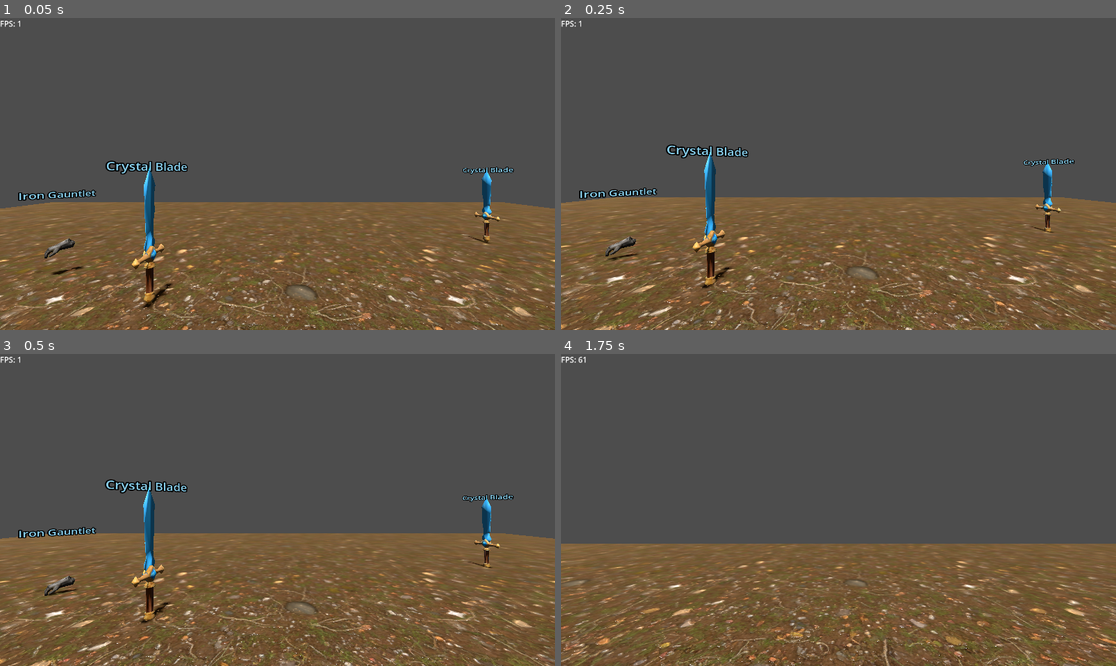
Above: before the commit, frames 1-4 (two rows, left to right).
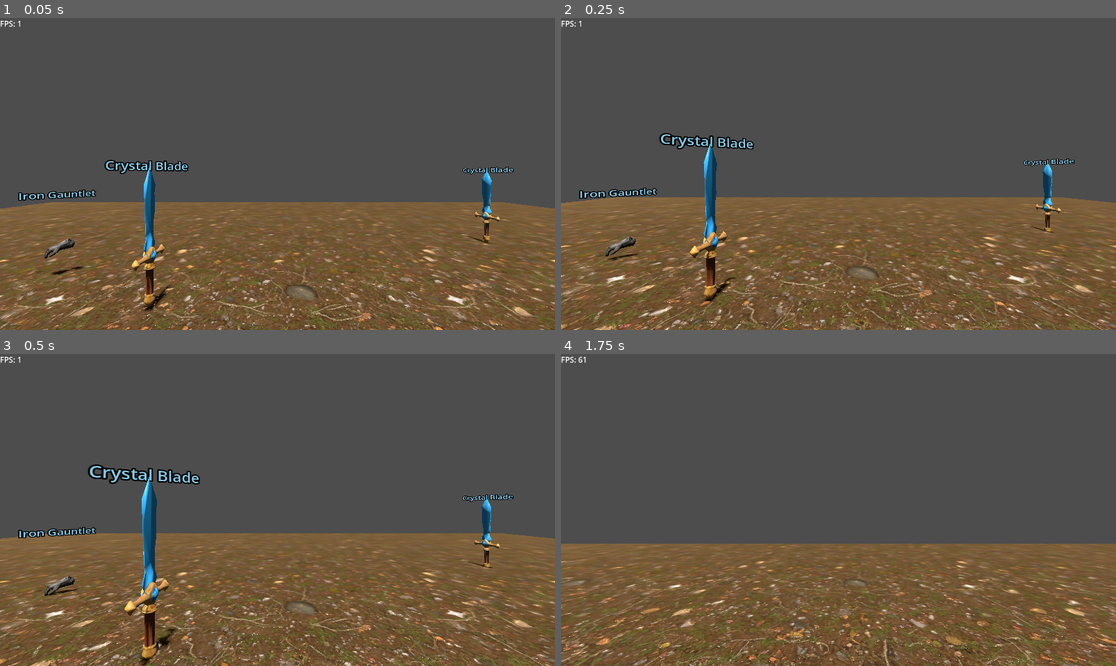
Above: after the commit, the same moments.

Repository: xxdbali/godot-pickup-system
Game: Godot game, scene res://level.tscn
Same seed, same stepped clock (60 frames per second), same inputs: the game is played once before the commit and once after it. Video files are missing from this copy of the repository; at most half a second of black plays in their place.
Inputs:
- Up to frame 1 (0.05 s): no input
- Up to frame 2 (0.25 s): no input
- Up to frame 3 (0.5 s): no input
- Up to frame 4 (1.75 s): hold W (move_forward) from 0.53 s (still down); tap E (pick) at 0.6, 1.55 s; tap Space (jump) at 0.77, 1.52 s; tap Ctrl (crouch) at 1.35 s

The runs differ from the first frame. In frame 1, 0.6% of the frame differs, in the area x 18-34%, y 45-94%; in frame 2, 1.6%; in frame 3, 2.4%, in the area x 15-37%, y 35-100%; in frame 4, nothing differs.

Commit message:
autocollect items by flying and area3d, collision mask

Diff:
--- /dev/null
+++ b/interactive_items/area_collider_auto_pick_up.gd
@@ -0,0 +1,26 @@
+# This script is on the Area3D child node
+extends Area3D
+
+func _ready():
+	# Connect the signal from this Area3D to a function in this script
+	body_entered.connect(self._on_body_entered)
+
+func _on_body_entered(body):
+	# Get the parent of this Area3D. This is the gem itself.
+	var parent_gem = get_parent()
+	print("Body entered the gem's area: ", body.name)
+	# Check if the colliding body is the player and the inventory is not full
+	if body.is_in_group("player") and not InventoryHub.is_full():
+		if parent_gem and parent_gem.has_method("get_inventory_item"):
+			# Get the item data directly from the parent
+			var item_data = parent_gem.get_inventory_item()
+
+			# Append the data to the inventory
+			InventoryHub.append(item_data)
+
+			# Queue the parent for deletion
+			parent_gem.queue_free()
+			parent_gem = null
+			print("Collected a " + item_data.name + "!")
+		else:
+			print("Error: Parent does not have a get_inventory_item() method.")
--- /dev/null
+++ b/interactive_items/area_collider_auto_pick_up.tscn
@@ -0,0 +1,13 @@
+[gd_scene load_steps=3 format=3 uid="uid://3y1keg86kk4m"]
+
+[ext_resource type="Script" uid="uid://buua3p8jeax3m" path="res://interactive_items/area_collider_auto_pick_up.gd" id="1_lluwi"]
+
+[sub_resource type="CapsuleShape3D" id="CapsuleShape3D_w4dio"]
+
+[node name="area_collider_to_pick_it_up" type="Area3D"]
+collision_layer = 524288
+collision_mask = 2
+script = ExtResource("1_lluwi")
+
+[node name="CollisionShape3D2" type="CollisionShape3D" parent="."]
+shape = SubResource("CapsuleShape3D_w4dio")
--- a/interactive_items/cristal_blade/cristal_blade.tscn
+++ b/interactive_items/cristal_blade/cristal_blade.tscn
@@ -1,14 +1,16 @@
-[gd_scene load_steps=5 format=3 uid="uid://1fvm5sfsxtwl"]
+[gd_scene load_steps=7 format=3 uid="uid://1fvm5sfsxtwl"]
 
 [ext_resource type="Script" uid="uid://kielivusu1ar" path="res://interactive_items/item_init.gd" id="1_xgiav"]
 [ext_resource type="PackedScene" uid="uid://c4di8ufy4t734" path="res://interactive_items/cristal_blade/item_model/cristal_blade.glb" id="2_ryw1a"]
+[ext_resource type="PackedScene" uid="uid://bfsbd4ulnrni6" path="res://interactive_items/fly_to_the_player.tscn" id="3_0n68i"]
+[ext_resource type="PackedScene" uid="uid://3y1keg86kk4m" path="res://interactive_items/area_collider_auto_pick_up.tscn" id="4_5cfym"]
 
 [sub_resource type="PhysicsMaterial" id="PhysicsMaterial_u52ul"]
 
 [sub_resource type="BoxShape3D" id="BoxShape3D_u52ul"]
 size = Vector3(0.200577, 1.90686, 0.707397)
 
-[node name="cristal_blade" type="RigidBody3D"]
+[node name="cristal_blade" type="RigidBody3D" groups=["isPickable"]]
 collision_mask = 7
 physics_material_override = SubResource("PhysicsMaterial_u52ul")
 script = ExtResource("1_xgiav")
@@ -20,3 +22,9 @@
 [node name="CollisionShape3D" type="CollisionShape3D" parent="."]
 transform = Transform3D(1, 0, 0, 0, 1, 0, 0, 0, 1, 0.0242081, 0.0476685, -0.0139771)
 shape = SubResource("BoxShape3D_u52ul")
+
+[node name="fly_to_the_player" parent="." instance=ExtResource("3_0n68i")]
+fly_speed = 2.0
+collection_range = 5.0
+
+[node name="area_collider_to_pick_it_up" parent="." instance=ExtResource("4_5cfym")]
--- /dev/null
+++ b/interactive_items/fly_to_the_player.gd
@@ -0,0 +1,49 @@
+extends Node3D
+
+# The speed at which the object will fly toward the player
+@export var fly_speed: float = 2.0
+
+# The range at which the object starts to fly toward the player
+@export var collection_range: float = 5.0
+
+var player: Node3D = null
+var parent_rigidbody: RigidBody3D = null
+
+# Flag to track the state of the object's behavior
+var is_flying: bool = false
+
+func _ready():
+	parent_rigidbody = get_parent()
+	if not parent_rigidbody is RigidBody3D:
+		print("This script's parent is not a RigidBody3D.")
+		return
+
+	player = get_tree().get_first_node_in_group("player")
+	if player == null:
+		print("Player not found in 'player' group.")
+
+func _physics_process(_delta):
+	if player == null or parent_rigidbody == null:
+		return
+
+	# Check the inventory status before performing any flying logic
+	# This assumes InventoryHub is an Autoload singleton.
+	if not InventoryHub.is_full():
+		var direction_vector = player.global_position - parent_rigidbody.global_position
+
+		if direction_vector.length() < collection_range:
+			# If the object is not already flying, start the flying behavior
+			if not is_flying:
+				is_flying = true
+				# Set a low linear_damp so the object doesn't stop
+				parent_rigidbody.linear_damp = 0.0
+
+			var normalized_direction = direction_vector.normalized()
+			var velocity_vector = normalized_direction * fly_speed
+			parent_rigidbody.linear_velocity = velocity_vector
+	else:
+		# If the inventory is full, stop the flying behavior
+		if is_flying:
+			is_flying = false
+			# Apply a high linear_damp to make the object slow down due to drag
+			parent_rigidbody.linear_damp = 1.0 # Adjust this value as needed for desired drag
--- /dev/null
+++ b/interactive_items/fly_to_the_player.tscn
@@ -0,0 +1,8 @@
+[gd_scene load_steps=2 format=3 uid="uid://bfsbd4ulnrni6"]
+
+[ext_resource type="Script" uid="uid://c5ars726fptbo" path="res://interactive_items/fly_to_the_player.gd" id="1_hxhu4"]
+
+[node name="fly_to_the_player" type="Node3D"]
+script = ExtResource("1_hxhu4")
+fly_speed = 3.0
+collection_range = 2.0
--- a/interactive_items/iron_gauntlet/iron_gauntlet.tscn
+++ b/interactive_items/iron_gauntlet/iron_gauntlet.tscn
@@ -1,13 +1,16 @@
-[gd_scene load_steps=5 format=3 uid="uid://2ftrpv61ocvu"]
+[gd_scene load_steps=8 format=3 uid="uid://2ftrpv61ocvu"]
 
 [ext_resource type="Script" uid="uid://kielivusu1ar" path="res://interactive_items/item_init.gd" id="1_5dwai"]
 [ext_resource type="PackedScene" uid="uid://s4bodicupj6a" path="res://interactive_items/iron_gauntlet/item_model/iron_gauntlet.glb" id="2_2yomo"]
+[ext_resource type="PackedScene" uid="uid://bfsbd4ulnrni6" path="res://interactive_items/fly_to_the_player.tscn" id="3_v3wlf"]
+[ext_resource type="PackedScene" uid="uid://3y1keg86kk4m" path="res://interactive_items/area_collider_auto_pick_up.tscn" id="4_3lv22"]
+[ext_resource type="Script" uid="uid://c5ars726fptbo" path="res://interactive_items/fly_to_the_player.gd" id="4_e184l"]
 
 [sub_resource type="PhysicsMaterial" id="PhysicsMaterial_u52ul"]
 
 [sub_resource type="BoxShape3D" id="BoxShape3D_u52ul"]
 
-[node name="iron_gauntlet" type="RigidBody3D"]
+[node name="iron_gauntlet" type="RigidBody3D" groups=["isPickable"]]
 collision_mask = 7
 physics_material_override = SubResource("PhysicsMaterial_u52ul")
 script = ExtResource("1_5dwai")
@@ -21,3 +24,10 @@
 [node name="CollisionShape3D" type="CollisionShape3D" parent="."]
 transform = Transform3D(0.3, 0, 0, 0, 0.3, 0, 0, 0, 0.3, 0, 0, 0)
 shape = SubResource("BoxShape3D_u52ul")
+
+[node name="fly_to_the_player" parent="." instance=ExtResource("3_v3wlf")]
+script = ExtResource("4_e184l")
+fly_speed = 2.0
+collection_range = 5.0
+
+[node name="area_collider_to_pick_it_up" parent="." instance=ExtResource("4_3lv22")]
--- a/level.tscn
+++ b/level.tscn
@@ -75,7 +75,7 @@
 transform = Transform3D(1, 0, 0, 0, 0.382941, 0.923773, 0, -0.923773, 0.382941, 0, 0.768162, 0)
 shadow_enabled = true
 
-[node name="Player" type="CharacterBody3D" parent="."]
+[node name="Player" type="CharacterBody3D" parent="." groups=["player"]]
 transform = Transform3D(1, 0, 0, 0, 1, 0, 0, 0, 1, 0, 1.24087, 0)
 collision_layer = 2
 collision_mask = 4
--- a/player/object_picker_node.gd
+++ b/player/object_picker_node.gd
@@ -11,9 +11,6 @@
 var original_gravity_scale: float = 1.0
 var original_collision_layer: int = 1
 var original_collision_mask: int = 1
-
-signal object_picked_up(object_node: Node)
-signal object_dropped(object_node: Node)
 
 func _ready():
 	if not ray_cast:
@@ -73,7 +70,6 @@
 	else:
 		push_error("No valid parent for held object.")
 
-	emit_signal("object_picked_up", held_object)
 	print("Picked up: ", held_object.name)
 
 func drop_object():
@@ -94,8 +90,6 @@
 	if camera:
 		var throw_dir = - camera.global_transform.basis.z
 		held_object.apply_central_force(throw_dir * throw_force)
-
-	emit_signal("object_dropped", held_object)
 
 	held_object = null
 	print("Dropped object.")
--- a/project.godot
+++ b/project.godot
@@ -27,6 +27,7 @@
 inventory_item_slot="Any inventory slot in UI-s"
 inventory_item="Holding an icon and label."
 inventory_slot_mount_item="Here to moint inv item scene instance as child."
+isPickable=""
 
 [input]
 
--- /dev/null
+++ b/scripts/helpers/ui/control_resize_percent.gd
@@ -0,0 +1,14 @@
+extends Control
+@export_range(0.0, 1.0) var width_percent: float = 1.0
+@export_range(0.0, 1.0) var height_percent: float = 1.0
+
+func _ready() -> void:
+    _resize()
+    resized.connect(_resize)
+
+func _resize() -> void:
+    var parent_size = get_parent().size if get_parent() is Control else get_viewport().size
+    size = Vector2(
+        parent_size.x * width_percent,
+        parent_size.y * height_percent
+    )
--- /dev/null
+++ b/scripts/helpers/ui/font_size_scaler.gd
@@ -0,0 +1,50 @@
+# FontSizeAutoFit.gd — tedd KÖZVETLENÜL a Label-re (Godot 4.x)
+extends Label
+
+@export var min_size: int = 8
+@export var max_size: int = 72
+@export var watch_text_runtime: bool = true # ha futás közben változik a text
+
+var _last_text := ""
+var _last_area := Vector2.ZERO
+
+func _ready() -> void:
+	resized.connect(_fit) # reagál átméretezésre
+	_fit()
+	set_process(watch_text_runtime)
+
+func _process(_dt: float) -> void:
+	# csak akkor számol újra, ha ténylegesen változott valami
+	if text != _last_text or size != _last_area:
+		_fit()
+
+func _measure(font_size: int, max_width: float) -> Vector2:
+	var f: Font = get_theme_font("font") if get_theme_font("font") != null else get_theme_default_font()
+	if autowrap_mode != TextServer.AUTOWRAP_OFF:
+		# több soros mérés, a Label szélességére tördelve
+		return f.get_multiline_string_size(text, HORIZONTAL_ALIGNMENT_LEFT, max_width, font_size)
+	else:
+		# egysoros mérés
+		return f.get_string_size(text, font_size)
+
+func _fit() -> void:
+	var area := size
+	if area.x <= 0.0 or area.y <= 0.0:
+		return
+
+	var lo := min_size
+	var hi := max_size
+	var best := lo
+
+	while lo <= hi:
+		var mid := (lo + hi) >> 1
+		var needed := _measure(mid, area.x)
+		if needed.x <= area.x + 0.5 and needed.y <= area.y + 0.5:
+			best = mid
+			lo = mid + 1
+		else:
+			hi = mid - 1
+
+	add_theme_font_size_override("font_size", best)
+	_last_text = text
+	_last_area = area
--- a/ui/inventory_item.tscn
+++ b/ui/inventory_item.tscn
@@ -1,6 +1,13 @@
-[gd_scene load_steps=2 format=3 uid="uid://y0lnngee4e5g"]
+[gd_scene load_steps=3 format=3 uid="uid://y0lnngee4e5g"]
 
-[ext_resource type="Texture2D" uid="uid://cc1dijlo7feep" path="res://interactive_items/icons/wood.png" id="1_wa0k3"]
+[ext_resource type="Texture2D" uid="uid://cc1dijlo7feep" path="res://icons/wood.png" id="1_wa0k3"]
+
+[sub_resource type="StyleBoxFlat" id="StyleBoxFlat_wa0k3"]
+bg_color = Color(0, 0, 0, 0.92549)
+corner_radius_top_left = 100
+corner_radius_top_right = 100
+corner_radius_bottom_right = 100
+corner_radius_bottom_left = 100
 
 [node name="inventory_item" type="Control" groups=["inventory_item"]]
 custom_minimum_size = Vector2(32, 32)
@@ -24,28 +31,32 @@
 expand_mode = 3
 stretch_mode = 5
 
-[node name="ColorRect" type="ColorRect" parent="."]
+[node name="panel" type="Control" parent="."]
 layout_mode = 1
-anchors_preset = 7
-anchor_left = 0.5
-anchor_top = 1.0
-anchor_right = 0.5
+anchor_left = 0.6
+anchor_right = 1.0
+anchor_bottom = 0.4
+grow_horizontal = 0
+
+[node name="ColorRect" type="Panel" parent="panel"]
+layout_mode = 1
+anchors_preset = -1
+anchor_right = 1.0
 anchor_bottom = 1.0
-offset_left = -20.0
-offset_top = -40.0
-offset_right = 20.0
+offset_left = -2.09808e-05
+offset_right = -3.05176e-05
 grow_horizontal = 2
-grow_vertical = 0
-color = Color(0, 0, 0, 1)
+grow_vertical = 2
+theme_override_styles/panel = SubResource("StyleBoxFlat_wa0k3")
 
-[node name="qty_label" type="Label" parent="ColorRect" groups=["inventory_item_label"]]
+[node name="qty_label" type="Label" parent="panel" groups=["inventory_item_label"]]
 layout_mode = 1
 anchors_preset = 15
 anchor_right = 1.0
 anchor_bottom = 1.0
 grow_horizontal = 2
 grow_vertical = 2
-theme_override_font_sizes/font_size = 32
+theme_override_font_sizes/font_size = 16
 text = "0"
 horizontal_alignment = 1
-vertical_alignment = 2
+vertical_alignment = 1
Renamed: interactive_items/icons/wood.png -> icons/wood.png
Not shown, changed: icons/wood.png.import
Not shown, added: interactive_items/area_collider_auto_pick_up.gd.uid
Not shown, added: interactive_items/fly_to_the_player.gd.uid
Not shown, added: scripts/helpers/ui/control_resize_percent.gd.uid
Not shown, added: scripts/helpers/ui/font_size_scaler.gd.uid
Renamed: types/inventory_item.gd -> scripts/types/inventory_item.gd
Renamed: types/inventory_item.gd.uid -> scripts/types/inventory_item.gd.uid
Renamed: types/inventory_item_base.gd -> scripts/types/inventory_item_base.gd
Renamed: types/inventory_item_base.gd.uid -> scripts/types/inventory_item_base.gd.uid
Renamed: types/inventory_item_conventions.gd -> scripts/types/inventory_item_conventions.gd
Renamed: types/inventory_item_conventions.gd.uid -> scripts/types/inventory_item_conventions.gd.uid
